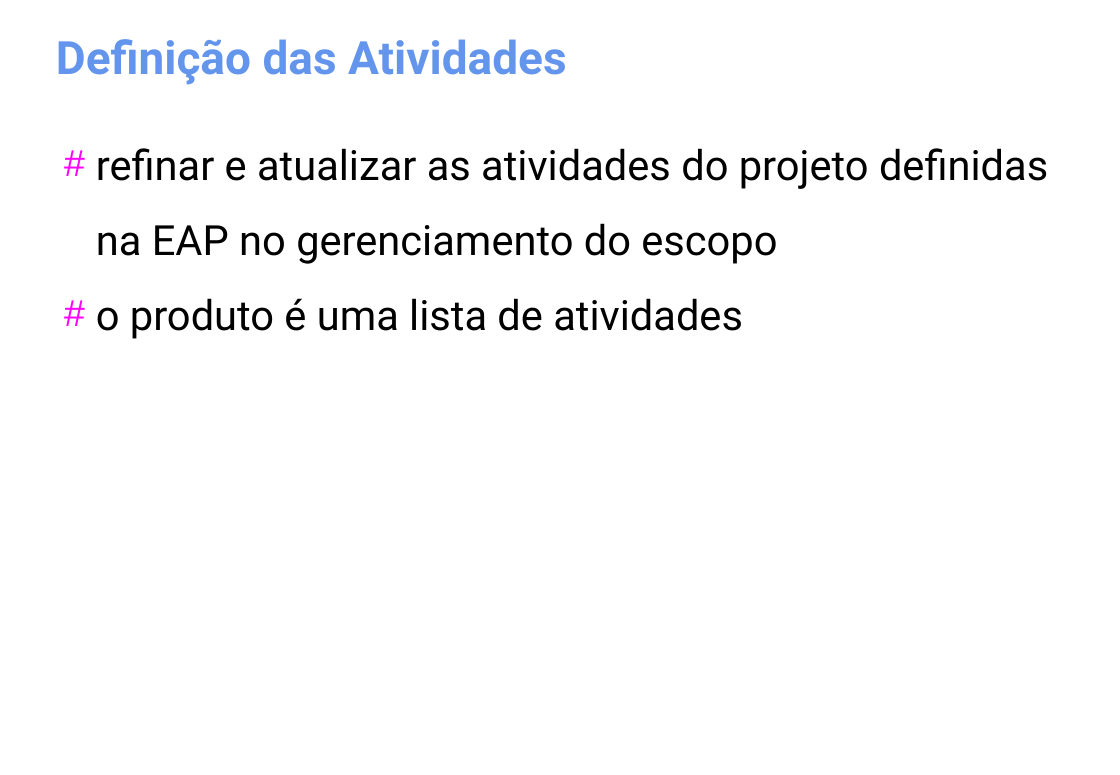
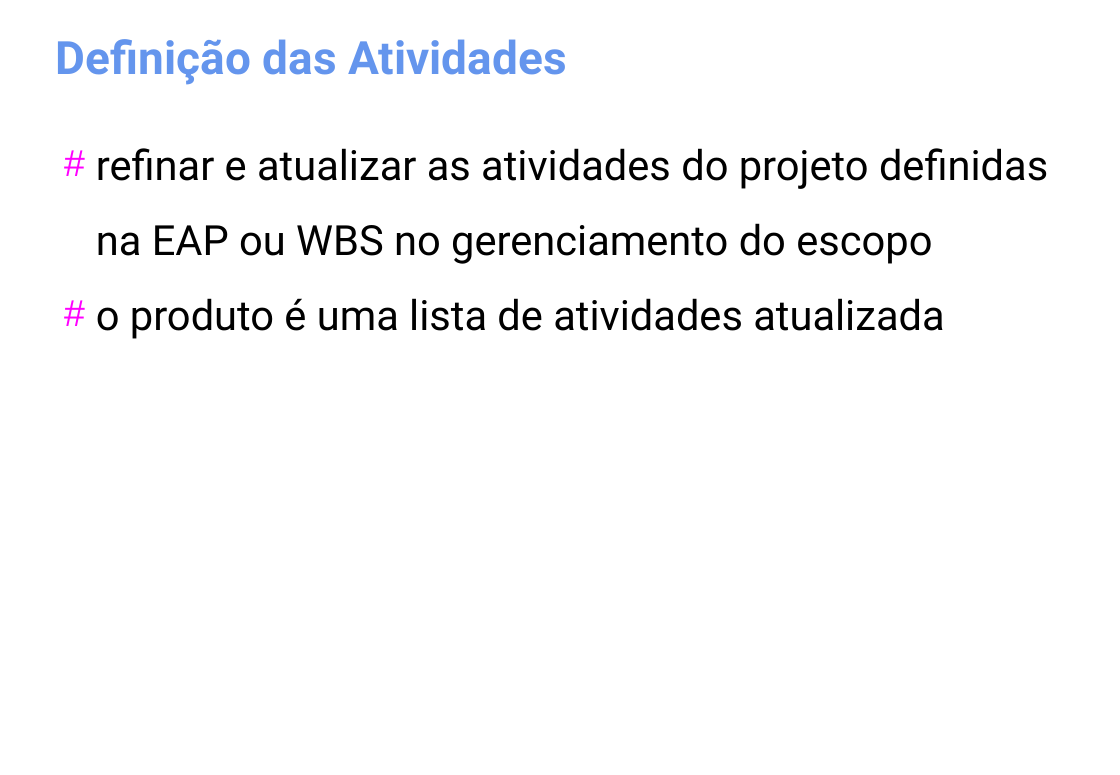
Before and after one commit to gomesluiz/gestao-de-projetos, a slide deck: slide 45 of aulas/project-aula-01.odp (slide 41 before the commit). Drawn at 1120x775 pixels with LibreOffice and Linux fonts; fonts in the diff are those of the drawing. Boxes give left, top, right and bottom in pixels: in the first picture for what was removed or moved away, otherwise in the second. Text is boxed around its words. In the diff, an @@ line names an element or a change of style, - is before the commit and + after.

```diff
--- a/aulas/project-aula-01.odp
+++ b/aulas/project-aula-01.odp
@@ text at [96,148,1048,339]: text changed @@
-# refinar e atualizar as atividades do projeto definidas na EAP no gerenciamento do escopo
-# o produto é uma lista de atividades
+# refinar e atualizar as atividades do projeto definidas na EAP ou WBS no gerenciamento do escopo
+# o produto é uma lista de atividades atualizada
```
Also in this commit, not shown: 7 other slides changed, 26 slides added, 2 slides removed.
